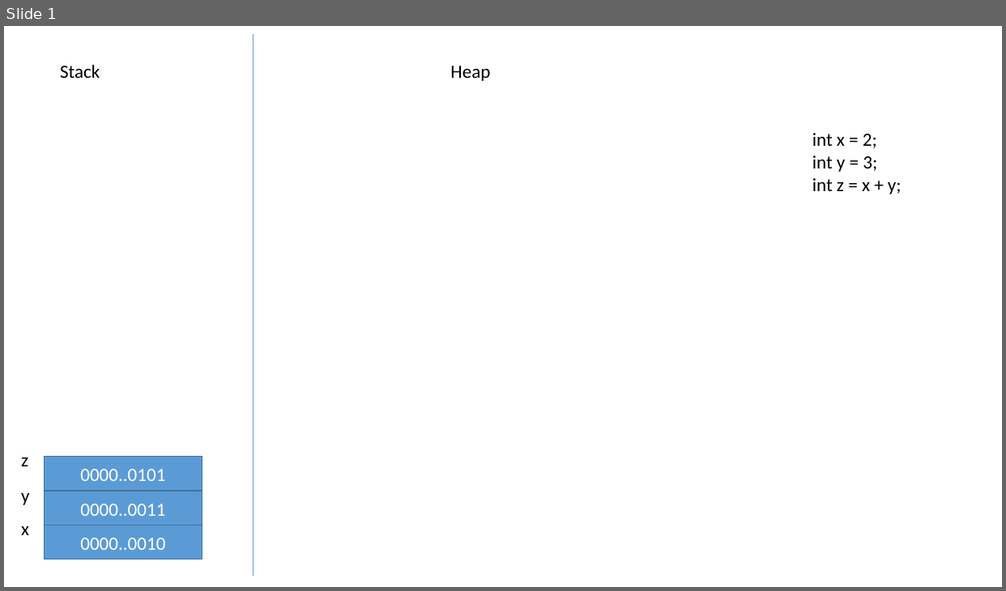
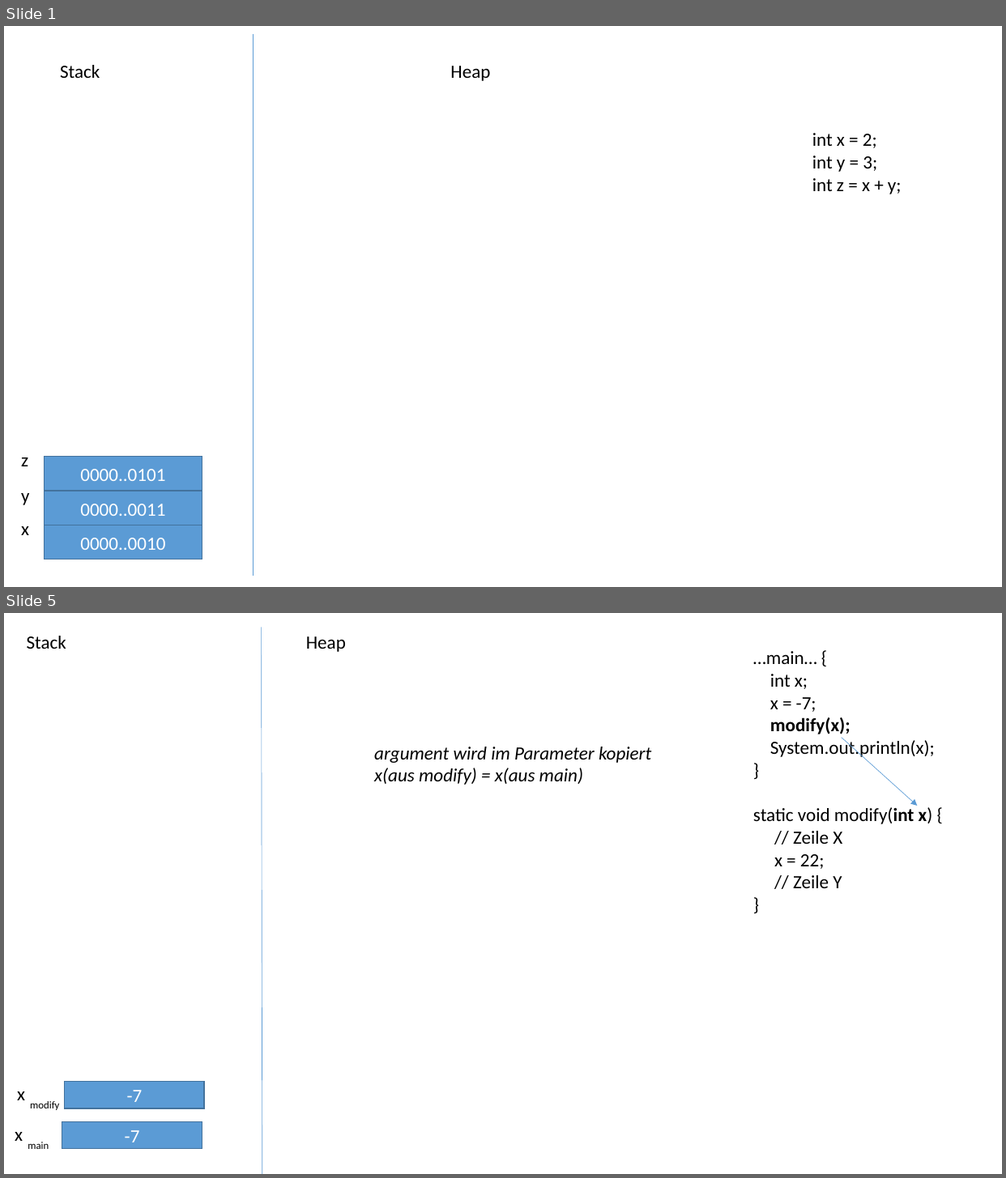
Before and after one commit to ccjavadozent/oca_162982, a slide deck: Diagramme/Stack und Heap.pptx. Shown one above the other, each under a label of ours: slide 1 before the commit, slides 1 and 5 after it; the slides between them are not shown. The pictures are 1006x591 and 1006x1178 pixels, drawn with LibreOffice and Linux fonts; fonts in the diff are those of the drawing. Boxes give left, top, right and bottom in pixels: in the first picture for what was removed or moved away, otherwise in the second. Text is boxed around its words. In the diff, an @@ line names an element or a change of style, - is before the commit and + after.

```diff
--- a/Diagramme/Stack und Heap.pptx
+++ b/Diagramme/Stack und Heap.pptx
@@ slide 5 added at [4,613,1002,1174], background #FFFFFF @@
@@ text added at [27,636,66,649], 18 pt, text #000000 @@
+Stack
@@ line added from (262, 628) to (262, 1174), #5B9BD5 0.5 pt @@
@@ text added at [306,636,346,652], 18 pt, text #000000 @@
+Heap
@@ text added at [753,651,935,888], 18 pt, text #000000 @@
+…main… {
+int x;
+x = -7;
+modify(x);
+System.out.println(x);
+}
+static void modify(int x) {
+// Zeile X
+x = 22;
+// Zeile Y
+}
@@ text added at [374,747,651,785], 18 pt, text #000000, italic @@
+argument wird im Parameter kopiert
+x(aus modify) = x(aus main)
@@ arrow added from (842, 737) to (918, 806), #5B9BD5 0.5 pt @@
@@ text added at [17,1092,25,1101], 18 pt, text #000000 @@
+x
@@ rectangle added at [65,1082,205,1109], fill #5B9BD5, outline #43739E 1 pt, 18 pt, text #FFFFFF @@
+-7
@@ text added at [30,1101,59,1110], 10 pt, text #000000 @@
+modify
@@ rectangle added at [62,1122,202,1149], fill #5B9BD5, outline #43739E 1 pt, 18 pt, text #FFFFFF @@
+-7
@@ text added at [15,1132,23,1141], 18 pt, text #000000 @@
+x
@@ text added at [27,1142,49,1149], 10 pt, text #000000 @@
+main
```
Also in this commit, not shown: 6 other slides added, 6 other files.
